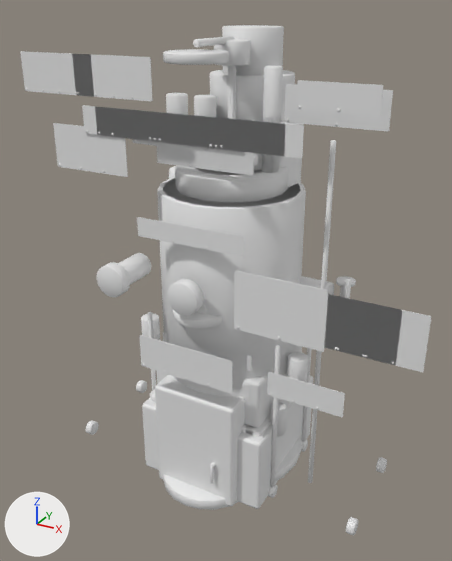
A saved change to the glTF model packs/kit_lab/meshes/parts.glb.
One viewpoint serves both versions: a 50 mm camera at (1.374, -2.552, 2.336) aimed at (0.104, -0.244, 1.182). Arrows for +X, +Y and +Z are at lower left; the lights stay in place. The picture after the commit comes second.

The first picture shows 'btns_408_-372_372_1821_1941_3', 'btns_408_-514_514_1821_1941_3', 'casing_450_800_600_18_8', 'casing_700_700_420_18_8', 'cyl_200_200_y_0_1950_-200', 'cyl_264_100_y_0_1600_0', 'cyl_350_900_y_0_1100_0', 'panel_1000_550_850_1400_1600', 'panel_255_-240_240_1690_1810', 'panel_300_530_1030_1000_1250', 'panel_400_-550_-150_1980_2150', 'panel_400_-700_-300_1650_1850', 'panel_408_-372_372_1821_1941', 'panel_408_-443_443_1821_1941', 'panel_408_-514_514_1821_1941', 'panel_450_-250_250_735_905', 'panel_450_500_800_2000_2100' and 51 more.
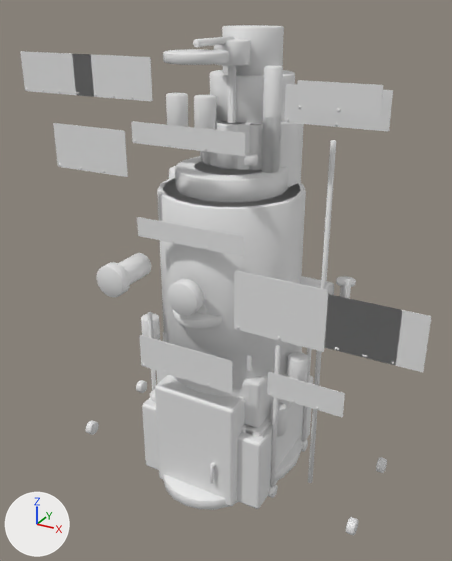
Not visible in the pictures: 'btn_408_-372_372_1821_1941_0', 'btn_408_-443_443_1821_1941_0', 'btns_408_-443_443_1821_1941_3', 'btn_255_-240_240_1690_1810_0', 'btns_255_-240_240_1690_1810_3'.

Pixel boxes (x1, y1, x2, y2) of what changed, in the pictures (452 x 561 px):
'panel_408_-514_514_1821_1941', deleted
    before: (82, 105, 304, 158)
'panel_408_-443_443_1821_1941', deleted
    before: (95, 107, 285, 156)
'panel_255_-240_240_1690_1810', deleted
    before: (157, 146, 254, 176)
'panel_408_-372_372_1821_1941', deleted
    before: (108, 108, 268, 154)
'btns_408_-372_372_1821_1941_3', deleted
    before: (158, 138, 212, 147)
'btns_408_-514_514_1821_1941_3', deleted
    before: (149, 137, 223, 148)
'panel_390_-268_269_1800_1890', unchanged, uncovered by the edit
    before: (132, 139, 245, 156)
    after: (131, 121, 245, 156)
'cyl_250_1100_y_0_1300_-200', unchanged, uncovered by the edit
    before: (260, 121, 304, 187)
    after: (200, 120, 304, 187)

Patch to the scene script:
```diff
--- a/packs/kit_lab/meshes/parts.glb.py
+++ b/packs/kit_lab/meshes/parts.glb.py
@@ ob_panel_408__372_372_1821_1941 @@
-ob_panel_408__372_372_1821_1941 = bpy.data.objects.new('panel_408_-372_372_1821_1941', me_panel_408__372_372_1821_1941)
-ob_panel_408__372_372_1821_1941.location = (0.0, 0.0, 0.0)
@@ ob_btn_408__372_372_1821_1941_0 @@
-ob_btn_408__372_372_1821_1941_0 = bpy.data.objects.new('btn_408_-372_372_1821_1941_0', me_btn_408__372_372_1821_1941_0)
-ob_btn_408__372_372_1821_1941_0.location = (0.0, 0.0, 0.0)
@@ ob_btns_408__372_372_1821_1941_3 @@
-ob_btns_408__372_372_1821_1941_3 = bpy.data.objects.new('btns_408_-372_372_1821_1941_3', me_btns_408__372_372_1821_1941_3)
-ob_btns_408__372_372_1821_1941_3.location = (0.0, 0.0, 0.0)
@@ ob_panel_408__443_443_1821_1941 @@
-ob_panel_408__443_443_1821_1941 = bpy.data.objects.new('panel_408_-443_443_1821_1941', me_panel_408__443_443_1821_1941)
-ob_panel_408__443_443_1821_1941.location = (0.0, 0.0, 0.0)
@@ ob_btn_408__443_443_1821_1941_0 @@
-ob_btn_408__443_443_1821_1941_0 = bpy.data.objects.new('btn_408_-443_443_1821_1941_0', me_btn_408__443_443_1821_1941_0)
-ob_btn_408__443_443_1821_1941_0.location = (0.0, 0.0, 0.0)
@@ ob_btns_408__443_443_1821_1941_3 @@
-ob_btns_408__443_443_1821_1941_3 = bpy.data.objects.new('btns_408_-443_443_1821_1941_3', me_btns_408__443_443_1821_1941_3)
-ob_btns_408__443_443_1821_1941_3.location = (0.0, 0.0, 0.0)
@@ ob_panel_408__514_514_1821_1941 @@
-ob_panel_408__514_514_1821_1941 = bpy.data.objects.new('panel_408_-514_514_1821_1941', me_panel_408__514_514_1821_1941)
-ob_panel_408__514_514_1821_1941.location = (0.0, 0.0, 0.0)
@@ ob_btns_408__514_514_1821_1941_3 @@
-ob_btns_408__514_514_1821_1941_3 = bpy.data.objects.new('btns_408_-514_514_1821_1941_3', me_btns_408__514_514_1821_1941_3)
-ob_btns_408__514_514_1821_1941_3.location = (0.0, 0.0, 0.0)
@@ ob_panel_255__240_240_1690_1810 @@
-ob_panel_255__240_240_1690_1810 = bpy.data.objects.new('panel_255_-240_240_1690_1810', me_panel_255__240_240_1690_1810)
-ob_panel_255__240_240_1690_1810.location = (0.0, 0.0, 0.0)
@@ ob_btn_255__240_240_1690_1810_0 @@
-ob_btn_255__240_240_1690_1810_0 = bpy.data.objects.new('btn_255_-240_240_1690_1810_0', me_btn_255__240_240_1690_1810_0)
-ob_btn_255__240_240_1690_1810_0.location = (0.0, 0.0, 0.0)
@@ ob_btns_255__240_240_1690_1810_3 @@
-ob_btns_255__240_240_1690_1810_3 = bpy.data.objects.new('btns_255_-240_240_1690_1810_3', me_btns_255__240_240_1690_1810_3)
-ob_btns_255__240_240_1690_1810_3.location = (0.0, 0.0, 0.0)
```
